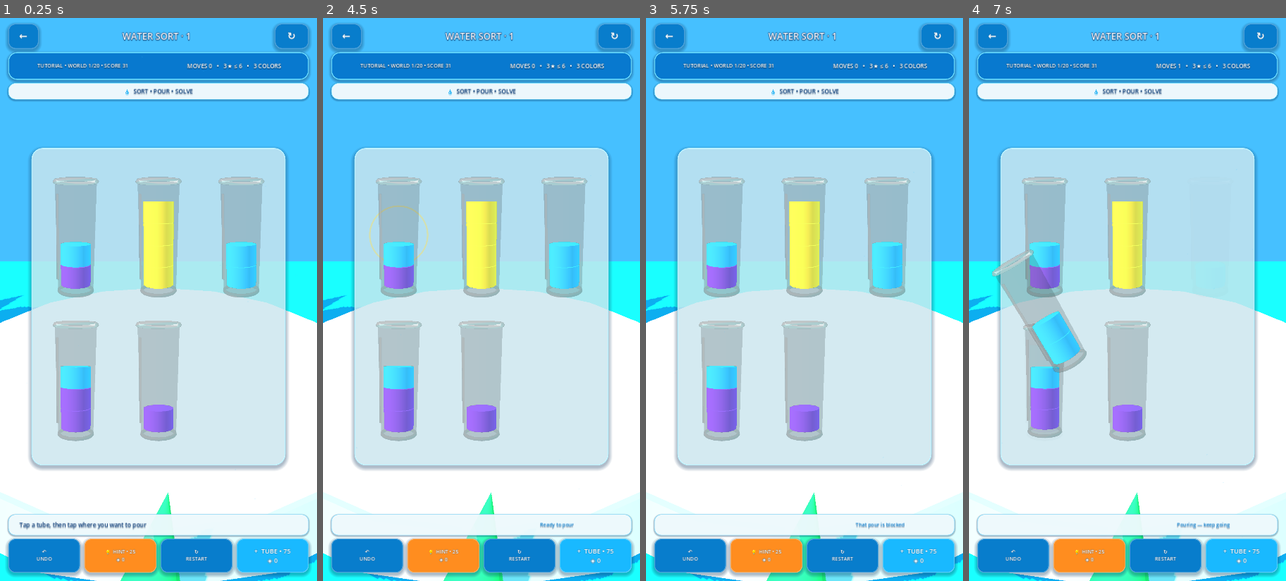
Above: before the commit, frames 1-4 (left to right).
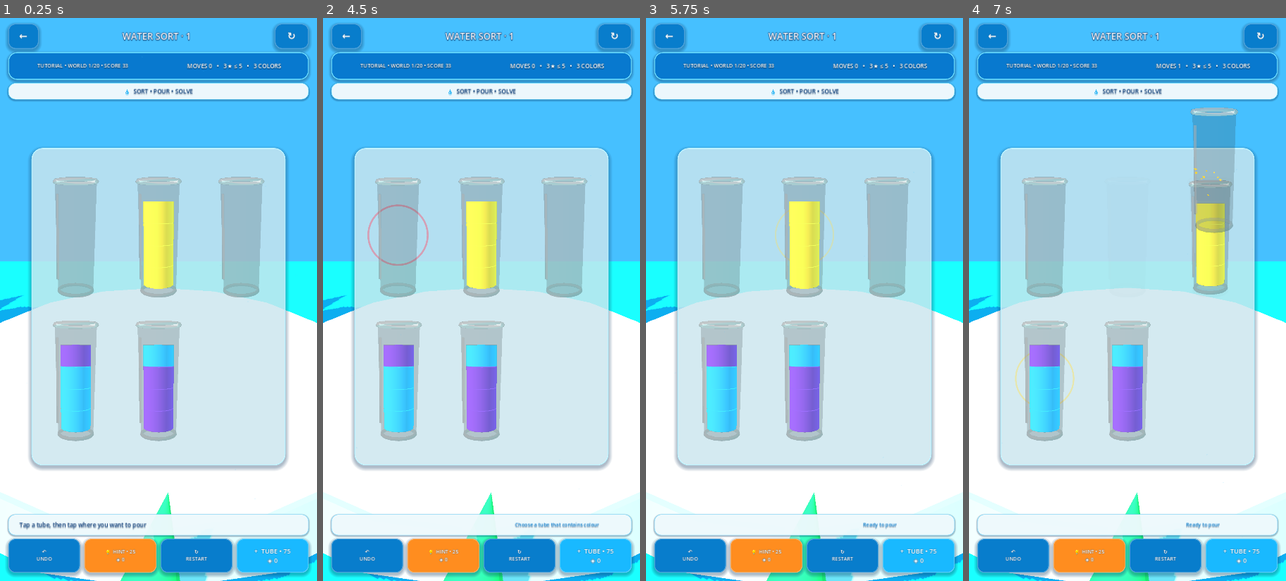
Above: after the commit, the same moments.

Repository: eghosa001/unjam
Game: Godot game, scene res://scenes/WaterSort.tscn
The game is run twice, just before and just after one commit, with the same random seed, the same clock (stepped at 60 frames per second) and the same inputs. This scene is started directly instead of the project's main scene.
Inputs (mouse positions are in pixels of both pictures, inside the frame that each line leads up to):
- Up to frame 1 (0.25 s): no input
- Up to frame 2 (4.5 s): click "↻ RESTART" at 0.5 s; click "↻ RESTART" at 1.25 s; click "↻ RESTART" at 2 s; click "←" at 2.75 s; click "↻" at 3.5 s; click (399, 237) at 4.27 s
- Up to frame 3 (5.75 s): click (804, 237) at 5.02 s
- Up to frame 4 (7 s): click (1209, 237) at 5.77 s; click (1045, 378) at 6.52 s

The runs differ from the first frame. In frame 1, 3.7% of the frame differs, in the area x 19-81%, y 8-74%; in frame 2, 4.2%; in frame 3, 3.9%; in frame 4, 12%, in the area x 7-85%, y 8-91%.

Commit message:
Preserve strategic empty bottles in Water Sort generation

Diff:
--- a/scripts/game/water_sort_10000.gd
+++ b/scripts/game/water_sort_10000.gd
@@ -71,7 +71,7 @@
 	var target_score := int(p.get("target_difficulty", 20))
 	var empty_bottles := int(p.get("empty_bottles", 2))
 	var base_steps := int(p.get("scramble_steps", 8))
-	var candidate_count := 2 if level_number <= 10 else (3 if level_number <= 1000 else 5)
+	var candidate_count := 2 if level_number <= 10 else (4 if level_number <= 1000 else 8)
 	var best: Dictionary = {}
 	var best_error := 100000
 	var best_score := -1
@@ -126,6 +126,7 @@
 	requested_steps: int,
 	attempt: int
 ) -> Dictionary:
+	var desired_empties := clampi(empty_bottles, 1, 2)
 	var rng := RandomNumberGenerator.new()
 	rng.seed = (
 		seed_value * 104729 +
@@ -140,76 +141,217 @@
 		for _slot in range(CAPACITY):
 			tube.append(color)
 		state.append(tube)
-	for _empty in range(clampi(empty_bottles, 1, 2)):
+	for _empty in range(desired_empties):
 		state.append([])
 	_shuffle_variant_array(state, rng)
 
 	var inverse_moves: Array[Vector2i] = []
-	var successful := 0
+	var best_state: Array = []
+	var best_inverse: Array[Vector2i] = []
+	var best_distance := 100000
+	var seen := {_raw_state_key(state): true}
 	var guard := 0
-	var max_guard := maxi(300, requested_steps * 120)
-	while successful < requested_steps and guard < max_guard:
+	var max_guard := maxi(600, requested_steps * 180)
+
+	while inverse_moves.size() < requested_steps and guard < max_guard:
 		guard += 1
-		var donors: Array[int] = []
-		for i in range(state.size()):
-			if _is_monochrome_nonempty(state[i] as Array):
-				donors.append(i)
-		if donors.is_empty():
+		var current_empties := _count_empty_tubes(state)
+		var options: Array[Dictionary] = []
+		var preferred: Array[Dictionary] = []
+
+		for donor in range(state.size()):
+			var source: Array = state[donor]
+			if source.is_empty():
+				continue
+			var color := int(source.back())
+			var run := _top_run_size(source)
+			var amounts: Array[int] = []
+			# Removing less than the top run leaves the same colour exposed, so
+			# the recorded inverse remains a legal forward pour.
+			for amount in range(1, run):
+				amounts.append(amount)
+			# A uniform donor may also be emptied completely; its inverse then
+			# pours into an empty bottle, which is also legal.
+			if run == source.size():
+				amounts.append(run)
+
+			for amount in amounts:
+				for target_index in range(state.size()):
+					if target_index == donor:
+						continue
+					var target: Array = state[target_index]
+					if target.size() + amount > CAPACITY:
+						continue
+					# The added run must be distinct from the old target top so the
+					# inverse pour later transfers exactly this recorded chunk.
+					if not target.is_empty() and int(target.back()) == color:
+						continue
+					var empties_delta := 0
+					if target.is_empty():
+						empties_delta -= 1
+					if amount == source.size():
+						empties_delta += 1
+					var option := {
+						"donor": donor,
+						"target": target_index,
+						"amount": amount,
+						"color": color,
+						"empty_delta": empties_delta,
+						"mixes": not target.is_empty()
+					}
+					options.append(option)
+					if current_empties < desired_empties and empties_delta > 0:
+						preferred.append(option)
+					elif current_empties > desired_empties and empties_delta < 0:
+						preferred.append(option)
+					elif current_empties == desired_empties and empties_delta == 0 and not target.is_empty():
+						preferred.append(option)
+
+		if options.is_empty():
 			break
-
-		var donor := donors[rng.randi_range(0, donors.size() - 1)]
+		var pool: Array[Dictionary] = preferred if not preferred.is_empty() else options
+		# Late levels benefit from creating reusable two/three-unit top runs.
+		var deep_options: Array[Dictionary] = []
+		if level_number >= 1000:
+			for option in pool:
+				if int(option.get("amount", 1)) >= 2:
+					deep_options.append(option)
+		if not deep_options.is_empty() and rng.randf() < 0.58:
+			pool = deep_options
+		var choice: Dictionary = pool[rng.randi_range(0, pool.size() - 1)]
+		var donor := int(choice.get("donor", -1))
+		var target_index := int(choice.get("target", -1))
+		var amount := int(choice.get("amount", 1))
+		var color := int(choice.get("color", 0))
 		var source: Array = state[donor]
-		var donor_color := int(source.back())
-		var targets: Array[int] = []
-		var preferred: Array[int] = []
-		for j in range(state.size()):
-			if j == donor:
-				continue
-			var target: Array = state[j]
-			if target.size() >= CAPACITY:
-				continue
-			# Keep the newly transferred run distinct. This is what makes its
-			# recorded inverse a legal forward Water Sort move during replay.
-			if not target.is_empty() and int(target.back()) == donor_color:
-				continue
-			targets.append(j)
-			if not target.is_empty():
-				preferred.append(j)
-
-		if targets.is_empty():
-			continue
-		var use_preferred := not preferred.is_empty() and (
-			level_number > 10 or rng.randf() < 0.72
-		)
-		var pool: Array[int] = preferred if use_preferred else targets
-		var target_index := pool[rng.randi_range(0, pool.size() - 1)]
-		var target_tube: Array = state[target_index]
-		var max_amount := mini(source.size(), CAPACITY - target_tube.size())
-		if max_amount <= 0:
-			continue
-
-		# Single-unit reverse moves create more colour boundaries and choices.
-		# Early tutorial boards occasionally move two units to stay readable.
-		var amount := 1
-		if level_number <= 10 and max_amount > 1 and rng.randf() < 0.38:
-			amount = 2
+		var target: Array = state[target_index]
 		for _unit in range(amount):
 			source.pop_back()
-			target_tube.append(donor_color)
+			target.append(color)
 		state[donor] = source
-		state[target_index] = target_tube
-		# One normal forward pour will move the whole contiguous run back.
+		state[target_index] = target
+
+		var key := _raw_state_key(state)
+		if seen.has(key):
+			# Undo a cycle immediately. Long constructive proofs should represent
+			# genuinely new states rather than padded back-and-forth moves.
+			for _unit in range(amount):
+				target.pop_back()
+				source.append(color)
+			state[donor] = source
+			state[target_index] = target
+			continue
+		seen[key] = true
 		inverse_moves.append(Vector2i(target_index, donor))
-		successful += 1
-
+
+		if _count_empty_tubes(state) == desired_empties and not _is_solved_state(state):
+			var distance := absi(inverse_moves.size() - requested_steps)
+			if distance <= best_distance:
+				best_distance = distance
+				best_state = state.duplicate(true)
+				best_inverse = inverse_moves.duplicate()
+			if inverse_moves.size() >= requested_steps:
+				break
+
+	if best_state.is_empty():
+		return _construct_balanced_fallback(seed_value, colors, desired_empties, attempt)
+
+	var solution: Array[Vector2i] = []
+	for i in range(best_inverse.size() - 1, -1, -1):
+		solution.append(best_inverse[i])
+	return {"tubes": best_state, "solution": solution}
+
+func _construct_balanced_fallback(seed_value: int, colors: int, empty_bottles: int, attempt: int) -> Dictionary:
+	# Guaranteed exact-empty fallback. Each 3-step reverse cycle scrambles two
+	# solved colours and returns the workspace bottle to empty.
+	var rng := RandomNumberGenerator.new()
+	rng.seed = seed_value * 65537 + attempt * 4099 + colors * 257
+	var state: Array = []
+	for color in range(colors):
+		state.append([color, color, color, color])
+	for _empty in range(empty_bottles):
+		state.append([])
+	_shuffle_variant_array(state, rng)
+	var color_indices: Array[int] = []
+	var empty_index := -1
+	for i in range(state.size()):
+		if (state[i] as Array).is_empty() and empty_index < 0:
+			empty_index = i
+		elif (state[i] as Array).size() == CAPACITY:
+			color_indices.append(i)
+	_shuffle_int_array(color_indices, rng)
+	var inverse_moves: Array[Vector2i] = []
+	while color_indices.size() >= 2 and empty_index >= 0:
+		var a := color_indices.pop_back()
+		var b := color_indices.pop_back()
+		var a_tube: Array = state[a]
+		var b_tube: Array = state[b]
+		var empty_tube: Array = state[empty_index]
+		var color_a := int(a_tube.back())
+		var color_b := int(b_tube.back())
+		a_tube.pop_back()
+		empty_tube.append(color_a)
+		inverse_moves.append(Vector2i(empty_index, a))
+		b_tube.pop_back()
+		a_tube.append(color_b)
+		inverse_moves.append(Vector2i(a, b))
+		empty_tube.pop_back()
+		b_tube.append(color_a)
+		inverse_moves.append(Vector2i(b, empty_index))
+		state[a] = a_tube
+		state[b] = b_tube
+		state[empty_index] = empty_tube
 	var solution: Array[Vector2i] = []
 	for i in range(inverse_moves.size() - 1, -1, -1):
 		solution.append(inverse_moves[i])
-
-	return {
-		"tubes": state,
-		"solution": solution
-	}
+	return {"tubes": state, "solution": solution}
+
+func _top_run_size(tube: Array) -> int:
+	if tube.is_empty():
+		return 0
+	var color := int(tube.back())
+	var run := 0
+	for i in range(tube.size() - 1, -1, -1):
+		if int(tube[i]) != color:
+			break
+		run += 1
+	return run
+
+func _count_empty_tubes(state: Array) -> int:
+	var count := 0
+	for tube_value in state:
+		if (tube_value as Array).is_empty():
+			count += 1
+	return count
+
+func _is_solved_state(state: Array) -> bool:
+	for tube_value in state:
+		var tube: Array = tube_value
+		if tube.is_empty():
+			continue
+		if tube.size() != CAPACITY:
+			return false
+		var color := int(tube[0])
+		for value in tube:
+			if int(value) != color:
+				return false
+	return true
+
+func _raw_state_key(state: Array) -> String:
+	var tubes_encoded: PackedStringArray = []
+	for tube_value in state:
+		var values: PackedStringArray = []
+		for value in (tube_value as Array):
+			values.append(str(int(value)))
+		tubes_encoded.append(",".join(values))
+	return "|".join(tubes_encoded)
+
+func _shuffle_int_array(values: Array[int], rng: RandomNumberGenerator) -> void:
+	for i in range(values.size() - 1, 0, -1):
+		var j := rng.randi_range(0, i)
+		var tmp := values[i]
+		values[i] = values[j]
+		values[j] = tmp
 
 func complete_level() -> void:
 	if completed:
